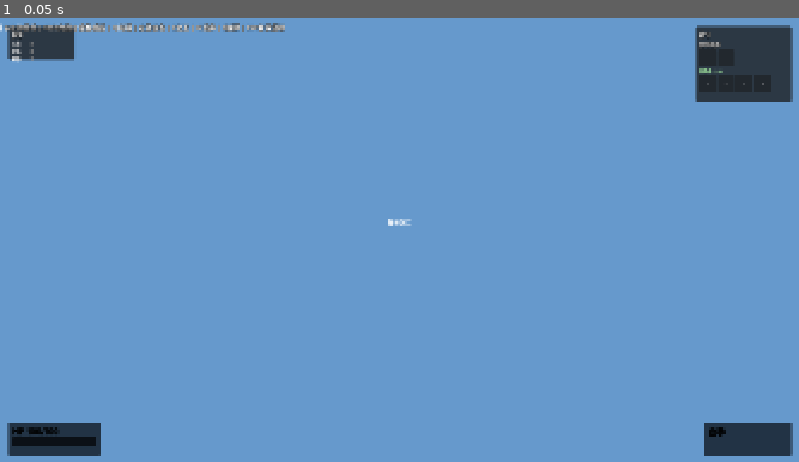
Above: before the commit, frame 1.
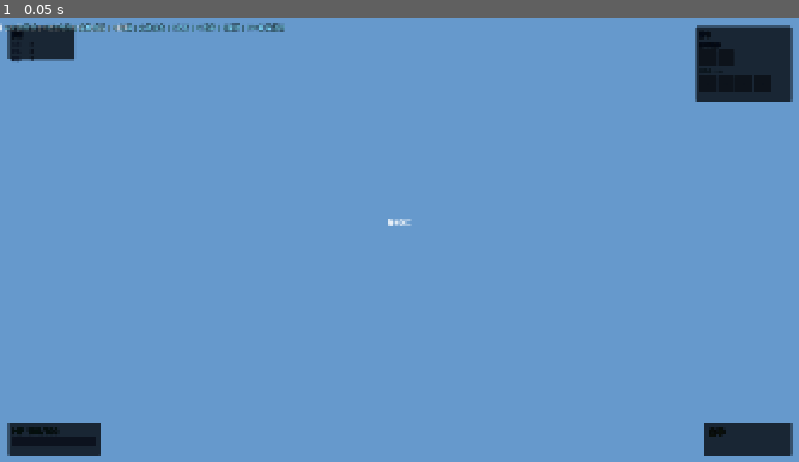
Above: after the commit, the same moment.

Repository: Potatopill98/let-s_go
Game: Godot game, scene res://modules/ui/ui_manager.tscn
Same seed, same stepped clock (60 frames per second), same inputs: the game is played once before the commit and once after it. This scene is started directly instead of the project's main scene.
Inputs:
- Up to frame 1 (0.05 s): no input

The runs differ from the first frame. In frame 1, 0.6% of the frame differs, in the area x 0-96%, y 1-16%.

Commit message:
feat: UI颜色统一改为显眼亮色-适配黑暗环境
- 面板背景: 纯黑 -> 深蓝灰(0.05,0.08,0.15), 有层次不刺眼
- 血量文字: 白 -> 亮绿(0.3,1.0,0.4)
- 物品名称: 白 -> 亮黄(1.0,0.92,0.3)
- 交互提示: 白 -> 亮黄(1.0,0.95,0.4)
- 进度条文字: 浅绿 -> 亮青(0.4,0.9,1.0)
- 控制提示/背包/消息: 白 -> 亮青(0.5,0.85,1.0)
- 准心: 白 -> 亮青
- 广播公告描边加粗到10
- 0错误

Diff:
--- a/modules/ui/ui_manager.gd
+++ b/modules/ui/ui_manager.gd
@@ -97,7 +97,7 @@
 	health_panel.anchor_top = 1.0
 	health_panel.anchor_right = 0.0
 	health_panel.anchor_bottom = 1.0
-	health_panel.modulate = Color(0, 0, 0, 0.7)
+	health_panel.modulate = Color(0.05, 0.08, 0.15, 0.85)
 	add_child(health_panel)
 	# Health bar
 	health_bar = ProgressBar.new()
@@ -115,7 +115,7 @@
 	health_label.offset_left = 10.0
 	health_label.offset_top = 8.0
 	health_label.add_theme_font_size_override("font_size", 20)
-	health_label.add_theme_color_override("font_color", Color(1, 1, 1, 1))
+	health_label.add_theme_color_override("font_color", Color(0.3, 1.0, 0.4, 1))
 	health_label.add_theme_color_override("font_outline_color", Color(0, 0, 0, 1))
 	health_label.add_theme_constant_override("outline_size", 4)
 	health_panel.add_child(health_label)
@@ -133,7 +133,7 @@
 	item_panel.anchor_top = 1.0
 	item_panel.anchor_right = 1.0
 	item_panel.anchor_bottom = 1.0
-	item_panel.modulate = Color(0, 0, 0, 0.7)
+	item_panel.modulate = Color(0.05, 0.08, 0.15, 0.85)
 	add_child(item_panel)
 	# Item name
 	item_name_label = Label.new()
@@ -141,7 +141,7 @@
 	item_name_label.offset_left = 10.0
 	item_name_label.offset_top = 8.0
 	item_name_label.add_theme_font_size_override("font_size", 20)
-	item_name_label.add_theme_color_override("font_color", Color(1, 1, 1, 1))
+	item_name_label.add_theme_color_override("font_color", Color(1.0, 0.92, 0.3, 1))
 	item_name_label.add_theme_color_override("font_outline_color", Color(0, 0, 0, 1))
 	item_name_label.add_theme_constant_override("outline_size", 4)
 	item_panel.add_child(item_name_label)
@@ -171,7 +171,7 @@
 	add_child(crosshair)
 	# Horizontal line
 	var h_line: ColorRect = ColorRect.new()
-	h_line.color = Color(1, 1, 1, 0.9)
+	h_line.color = Color(0.4, 0.9, 1.0, 0.95)
 	h_line.offset_left = -10.0
 	h_line.offset_top = -1.0
 	h_line.offset_right = 10.0
@@ -179,7 +179,7 @@
 	crosshair.add_child(h_line)
 	# Vertical line
 	var v_line: ColorRect = ColorRect.new()
-	v_line.color = Color(1, 1, 1, 0.9)
+	v_line.color = Color(0.4, 0.9, 1.0, 0.95)
 	v_line.offset_left = -1.0
 	v_line.offset_top = -10.0
 	v_line.offset_right = 1.0
@@ -206,7 +206,7 @@
 	interaction_prompt.horizontal_alignment = HORIZONTAL_ALIGNMENT_CENTER
 	interaction_prompt.vertical_alignment = VERTICAL_ALIGNMENT_CENTER
 	interaction_prompt.add_theme_font_size_override("font_size", 40)
-	interaction_prompt.add_theme_color_override("font_color", Color(1, 1, 1, 1))
+	interaction_prompt.add_theme_color_override("font_color", Color(1.0, 0.95, 0.4, 1))
 	interaction_prompt.add_theme_color_override("font_shadow_color", Color(0, 0, 0, 1))
 	interaction_prompt.add_theme_constant_override("shadow_offset_x", 2)
 	interaction_prompt.add_theme_constant_override("shadow_offset_y", 2)
@@ -224,7 +224,7 @@
 	prog_panel.offset_top = 200.0
 	prog_panel.offset_right = 200.0
 	prog_panel.offset_bottom = 270.0
-	prog_panel.modulate = Color(0, 0, 0, 0.8)
+	prog_panel.modulate = Color(0.05, 0.1, 0.18, 0.9)
 	prog_panel.visible = false
 	prog_panel.name = "ProgressPanel"
 	add_child(prog_panel)
@@ -237,7 +237,7 @@
 	progress_label.horizontal_alignment = HORIZONTAL_ALIGNMENT_CENTER
 	progress_label.vertical_alignment = VERTICAL_ALIGNMENT_CENTER
 	progress_label.add_theme_font_size_override("font_size", 20)
-	progress_label.add_theme_color_override("font_color", Color(0.7, 1, 0.7, 1))
+	progress_label.add_theme_color_override("font_color", Color(0.4, 0.9, 1.0, 1))
 	prog_panel.add_child(progress_label)
 	# Progress bar
 	progress_bar = ProgressBar.new()
@@ -292,7 +292,7 @@
 	controls_hint.position = Vector2(10, 10)
 	controls_hint.text = "WASD移动 | Shift奔跑 | 空格跳跃 | Q闪避 | 左键攻击 | E交互 | G丢弃 | R换弹 | ESC释放鼠标"
 	controls_hint.add_theme_font_size_override("font_size", 16)
-	controls_hint.add_theme_color_override("font_color", Color(1, 1, 1, 1))
+	controls_hint.add_theme_color_override("font_color", Color(0.5, 0.85, 1.0, 1))
 	controls_hint.add_theme_color_override("font_outline_color", Color(0, 0, 0, 1))
 	controls_hint.add_theme_constant_override("outline_size", 4)
 	add_child(controls_hint)
@@ -326,7 +326,7 @@
 	var msg_label: Label = Label.new()
 	msg_label.text = text
 	msg_label.add_theme_font_size_override("font_size", 17)
-	msg_label.modulate = Color(1, 1, 1, 1)
+	msg_label.modulate = Color(0.5, 0.85, 1.0, 1)
 	msg_label.add_theme_color_override("font_shadow_color", Color(0, 0, 0, 1))
 	message_container.add_child(msg_label)
 	var timer: Timer = Timer.new()
@@ -424,7 +424,7 @@
 	announcement_label.add_theme_font_size_override("font_size", 28)
 	announcement_label.add_theme_color_override("font_color", Color(1, 1, 1, 1))
 	announcement_label.add_theme_color_override("font_outline_color", Color(0, 0, 0, 1))
-	announcement_label.add_theme_constant_override("outline_size", 8)
+	announcement_label.add_theme_constant_override("outline_size", 10)
 	announcement_panel.add_child(announcement_label)
 
 func show_announcement(text: String, duration: float = 4.0) -> void:
@@ -461,7 +461,7 @@
 	inventory_panel.offset_top = 20
 	inventory_panel.offset_right = -20
 	inventory_panel.offset_bottom = 200
-	inventory_panel.modulate.a = 0.85
+	inventory_panel.modulate = Color(0.05, 0.08, 0.15, 0.85)
 	add_child(inventory_panel)
 
 	var vb: VBoxContainer = VBoxContainer.new()
@@ -475,7 +475,7 @@
 	var title: Label = Label.new()
 	title.text = "背包"
 	title.add_theme_font_size_override("font_size", 14)
-	title.add_theme_color_override("font_color", Color(1, 1, 1, 1))
+	title.add_theme_color_override("font_color", Color(0.5, 0.85, 1.0, 1))
 	title.add_theme_color_override("font_outline_color", Color(0, 0, 0, 1))
 	title.add_theme_constant_override("outline_size", 3)
 	vb.add_child(title)
@@ -484,7 +484,7 @@
 	var task_label: Label = Label.new()
 	task_label.text = "任务道具:"
 	task_label.add_theme_font_size_override("font_size", 12)
-	task_label.add_theme_color_override("font_color", Color(1, 1, 1, 1))
+	task_label.add_theme_color_override("font_color", Color(0.5, 0.85, 1.0, 1))
 	task_label.add_theme_color_override("font_outline_color", Color(0, 0, 0, 1))
 	task_label.add_theme_constant_override("outline_size", 3)
 	vb.add_child(task_label)
@@ -562,7 +562,7 @@
 	toast_label.offset_top = 80
 	toast_label.horizontal_alignment = HORIZONTAL_ALIGNMENT_CENTER
 	toast_label.add_theme_font_size_override("font_size", 16)
-	toast_label.add_theme_color_override("font_color", Color(1, 1, 1))
+	toast_label.add_theme_color_override("font_color", Color(1.0, 0.92, 0.3))
 	toast_label.add_theme_color_override("font_outline_color", Color(0, 0, 0))
 	toast_label.add_theme_constant_override("outline_size", 4)
 	toast_label.modulate.a = 0
@@ -585,7 +585,7 @@
 	equipment_panel.offset_top = 20
 	equipment_panel.offset_right = 180
 	equipment_panel.offset_bottom = 100
-	equipment_panel.modulate.a = 0.85
+	equipment_panel.modulate = Color(0.05, 0.08, 0.15, 0.85)
 	add_child(equipment_panel)
 
 	var vb: VBoxContainer = VBoxContainer.new()
@@ -599,7 +599,7 @@
 	var title: Label = Label.new()
 	title.text = "装备"
 	title.add_theme_font_size_override("font_size", 14)
-	title.add_theme_color_override("font_color", Color(1, 1, 1, 1))
+	title.add_theme_color_override("font_color", Color(0.5, 0.85, 1.0, 1))
 	title.add_theme_color_override("font_outline_color", Color(0, 0, 0, 1))
 	title.add_theme_constant_override("outline_size", 3)
 	vb.add_child(title)
